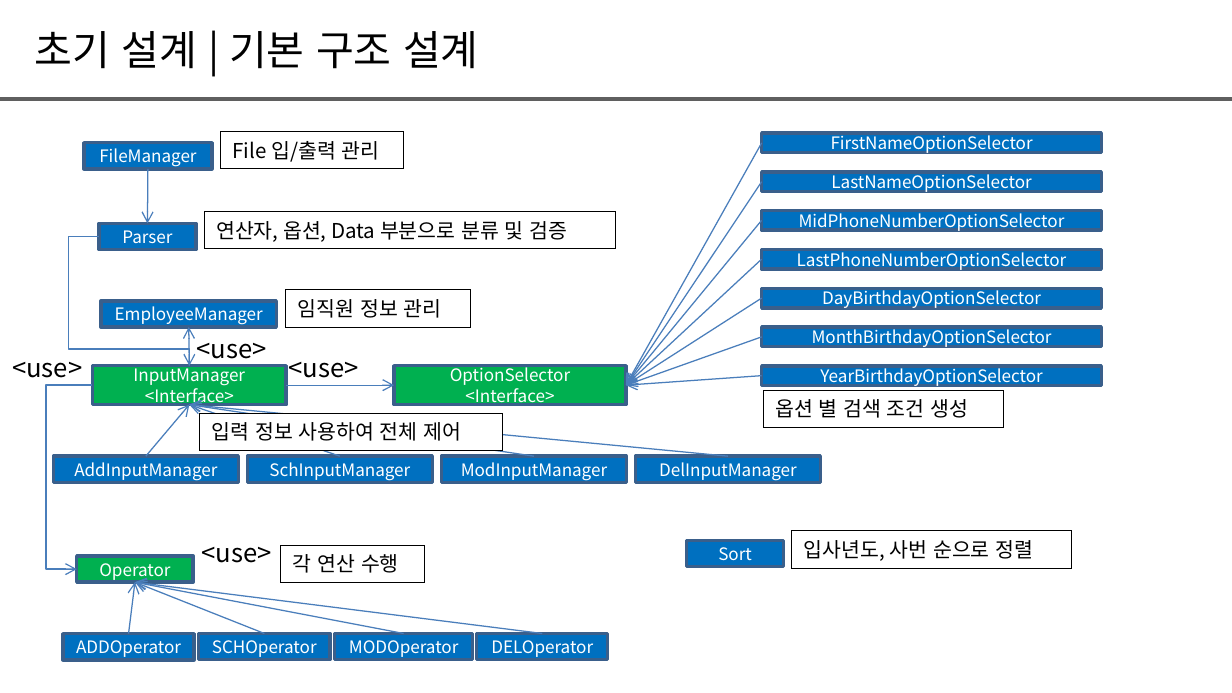
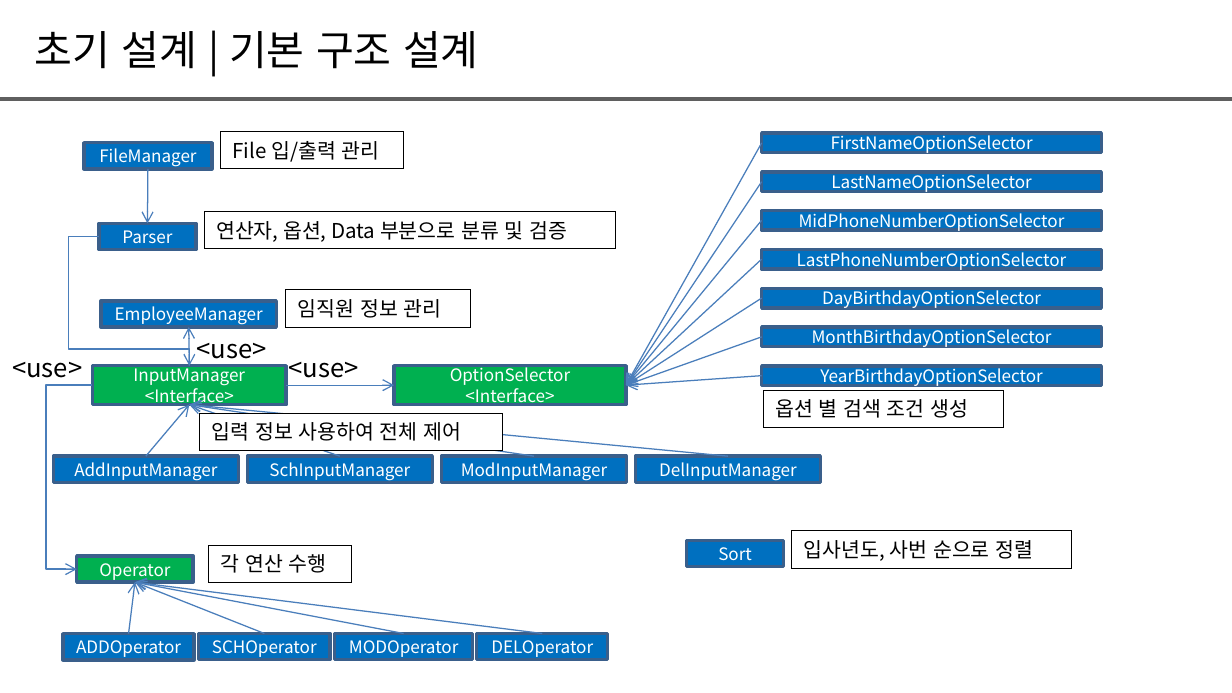
Before and after one commit to Rakjunyang/BeautifulCode, a slide deck: slide 9 of 팀프로젝트＿발표양식_B조.pptx. Drawn at 1232x693 pixels with LibreOffice and Linux fonts; fonts in the diff are those of the drawing. Boxes give left, top, right and bottom in pixels: in the first picture for what was removed or moved away, otherwise in the second. Text is boxed around its words. In the diff, an @@ line names an element or a change of style, - is before the commit and + after.

```diff
--- a/팀프로젝트＿발표양식_B조.pptx
+++ b/팀프로젝트＿발표양식_B조.pptx
@@ text removed at bbox=[201, 547, 271, 563] @@
-<use>
@@ rectangle "각 연산 수행": place and size @@
-rectangle "각 연산 수행" at bbox=[281, 546, 424, 583]
+rectangle "각 연산 수행" at bbox=[208, 546, 351, 583]
```
Also in this commit, not shown: 13 slides added.
